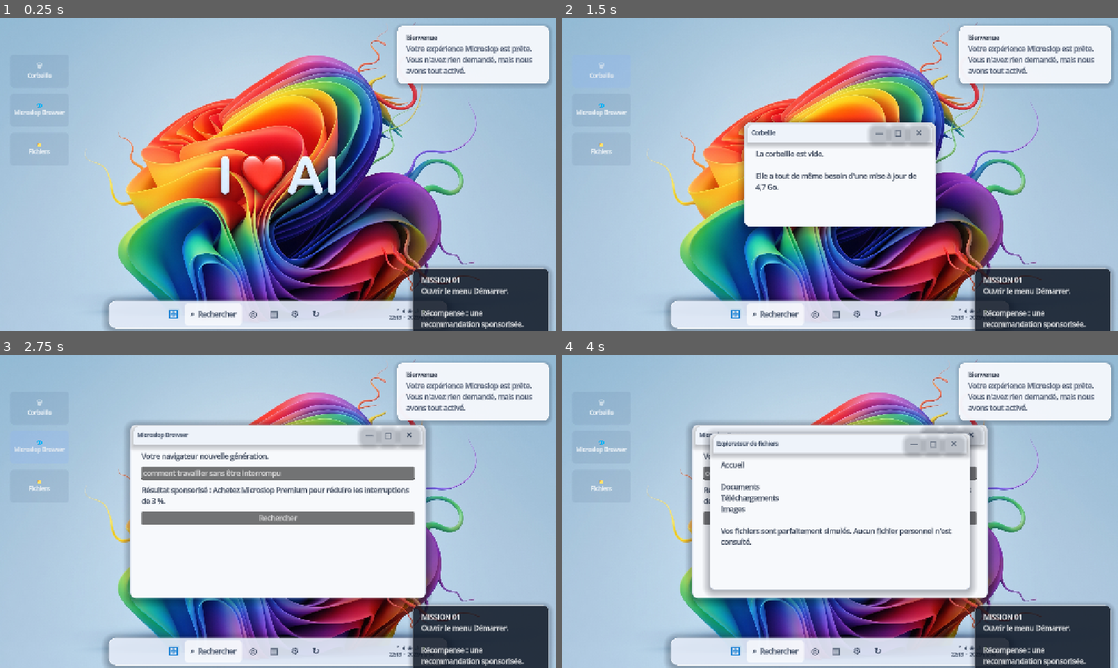
Above: before the commit, frames 1-4 (two rows, left to right).
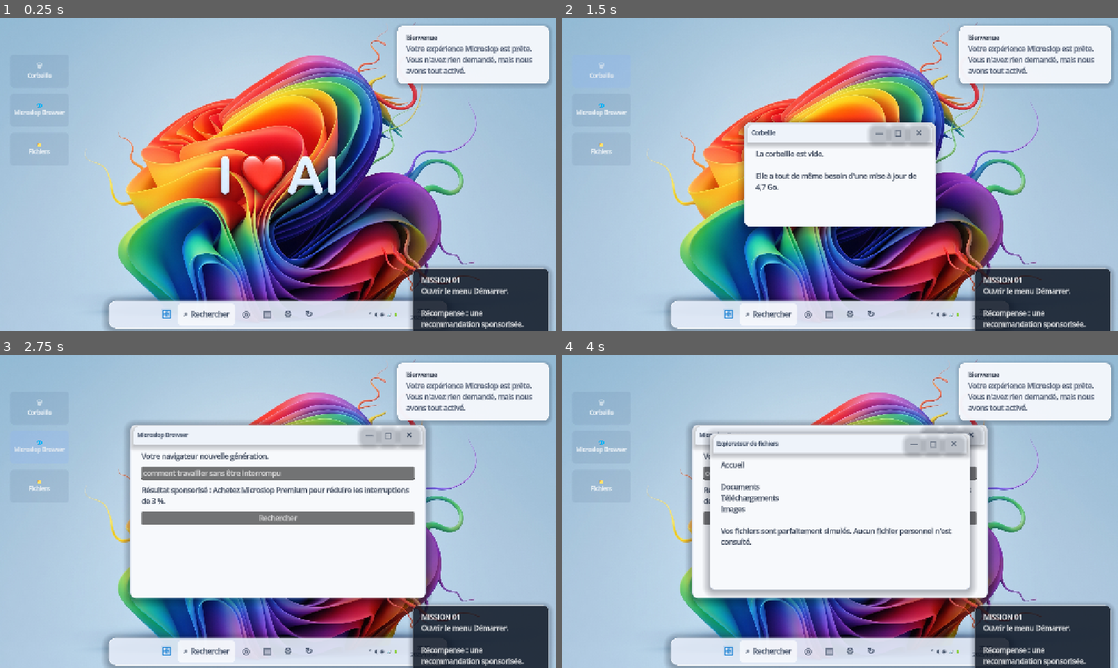
Above: after the commit, the same moments.

Repository: Likounsee/Microslop-Experience
Game: Godot game, scene res://scenes/desktop.tscn
The game is run twice, just before and just after one commit, with the same random seed, the same clock (stepped at 60 frames per second) and the same inputs.
Inputs (mouse positions are in pixels of both pictures, inside the frame that each line leads up to):
- Up to frame 1 (0.25 s): no input
- Up to frame 2 (1.5 s): click (984, 315) at 0.5 s, where only the run after the commit has a clickable "22:13 2023/11/14"; click "🗑 Corbeille" at 1.25 s
- Up to frame 3 (2.75 s): click "🌐 Microslop Browser" at 2 s
- Up to frame 4 (4 s): click "📁 Fichiers" at 2.75 s; click "—" at 3.5 s

The runs differ from the first frame. In frame 1, 0.5% of the frame differs, in the area x 29-75%, y 91-98%; in frame 2, 0.5%; in frame 3, 0.5%; in frame 4, 0.5%.

Commit message:
Separate taskbar clock from quick settings and add calendar flyout

Diff:
--- a/scripts/desktop.gd
+++ b/scripts/desktop.gd
@@ -11,6 +11,8 @@
 var _notification_layer: VBoxContainer
 var _clock_label: Label
 var _tray_button: Button
+var _clock_button: Button
+var _calendar_panel: PanelContainer
 var _quick_settings_panel: PanelContainer
 var _start_open := false
 var _mission_label: Label
@@ -43,6 +45,13 @@
 		_start_menu.offset_right = menu_width / 2.0
 		_start_menu.offset_top = -(menu_height + TASKBAR_HEIGHT + 12.0)
 		_start_menu.offset_bottom = -(TASKBAR_HEIGHT + 12.0)
+	if is_instance_valid(_calendar_panel):
+		var calendar_width := minf(340.0, maxf(280.0, viewport_size.x - 24.0))
+		var calendar_height := minf(360.0, maxf(280.0, viewport_size.y - 96.0))
+		_calendar_panel.offset_left = -calendar_width - 12.0
+		_calendar_panel.offset_right = -12.0
+		_calendar_panel.offset_top = -(calendar_height + 76.0)
+		_calendar_panel.offset_bottom = -76.0
 	if is_instance_valid(_quick_settings_panel):
 		var panel_width := minf(336.0, maxf(280.0, viewport_size.x - 24.0))
 		var panel_height := minf(350.0, maxf(260.0, viewport_size.y - 96.0))
@@ -88,6 +97,7 @@
 	_build_taskbar()
 	_build_start_menu()
 	_build_quick_settings()
+	_build_calendar_panel()
 	_build_mission_hint()
 	_layout_shell_for_viewport()
 
@@ -167,9 +177,9 @@
 	row.add_child(right_spacer)
 
 	_tray_button = Button.new()
-	_tray_button.text = "⌃  ◖  ◉  🔊  🔋\n%s  ·  %s" % [Time.get_time_string_from_system().substr(0, 5), Time.get_date_string_from_system().replace("-", "/")]
-	_tray_button.tooltip_text = "Zone de notification"
-	_tray_button.custom_minimum_size = Vector2(150, 48)
+	_tray_button.text = "⌃  ◖  ◉  🔊  🔋"
+	_tray_button.tooltip_text = "Paramètres rapides"
+	_tray_button.custom_minimum_size = Vector2(76, 48)
 	_tray_button.add_theme_font_size_override("font_size", 11)
 	_tray_button.add_theme_color_override("font_color", Color("24344d"))
 	_tray_button.add_theme_stylebox_override("normal", _flat_style(Color(0, 0, 0, 0), 9))
@@ -177,6 +187,99 @@
 	_tray_button.pressed.connect(_toggle_quick_settings)
 	_tray_button.focus_mode = Control.FOCUS_NONE
 	row.add_child(_tray_button)
+
+	_clock_button = Button.new()
+	_clock_button.text = "%s\n%s" % [Time.get_time_string_from_system().substr(0, 5), Time.get_date_string_from_system().replace("-", "/")]
+	_clock_button.tooltip_text = "Calendrier et notifications"
+	_clock_button.custom_minimum_size = Vector2(92, 48)
+	_clock_button.add_theme_font_size_override("font_size", 11)
+	_clock_button.add_theme_color_override("font_color", Color("24344d"))
+	_clock_button.add_theme_stylebox_override("normal", _flat_style(Color(0, 0, 0, 0), 9))
+	_clock_button.add_theme_stylebox_override("hover", _flat_style(Color(0.4, 0.58, 0.82, 0.18), 9))
+	_clock_button.pressed.connect(_toggle_calendar)
+	_clock_button.focus_mode = Control.FOCUS_NONE
+	row.add_child(_clock_button)
+
+func _build_calendar_panel() -> void:
+	_calendar_panel = PanelContainer.new()
+	_calendar_panel.name = "CalendarPanel"
+	_calendar_panel.anchor_left = 1.0
+	_calendar_panel.anchor_right = 1.0
+	_calendar_panel.anchor_top = 1.0
+	_calendar_panel.anchor_bottom = 1.0
+	_calendar_panel.offset_left = -340
+	_calendar_panel.offset_right = -12
+	_calendar_panel.offset_top = -420
+	_calendar_panel.offset_bottom = -76
+	_calendar_panel.visible = false
+	var panel_style := _flat_style(Color(0.94, 0.96, 0.99, 0.98), 18)
+	panel_style.shadow_color = Color(0.02, 0.04, 0.10, 0.30)
+	panel_style.shadow_size = 20
+	panel_style.shadow_offset = Vector2(0, 5)
+	panel_style.set_border_width_all(1)
+	panel_style.border_color = Color(1, 1, 1, 0.70)
+	_calendar_panel.add_theme_stylebox_override("panel", panel_style)
+	add_child(_calendar_panel)
+
+	var margin := MarginContainer.new()
+	for side in ["margin_left", "margin_right", "margin_top", "margin_bottom"]:
+		margin.add_theme_constant_override(side, 18)
+	_calendar_panel.add_child(margin)
+	var layout := VBoxContainer.new()
+	layout.add_theme_constant_override("separation", 12)
+	margin.add_child(layout)
+
+	var heading := Label.new()
+	heading.text = "Calendrier"
+	heading.add_theme_font_size_override("font_size", 18)
+	heading.add_theme_color_override("font_color", Color("1d2a40"))
+	layout.add_child(heading)
+
+	var today := Label.new()
+	today.text = _get_french_long_date()
+	today.add_theme_font_size_override("font_size", 25)
+	today.add_theme_color_override("font_color", Color("1d2a40"))
+	layout.add_child(today)
+
+	var divider := HSeparator.new()
+	layout.add_child(divider)
+	var agenda_heading := Label.new()
+	agenda_heading.text = "Aujourd’hui"
+	agenda_heading.add_theme_font_size_override("font_size", 14)
+	agenda_heading.add_theme_color_override("font_color", Color("24344d"))
+	layout.add_child(agenda_heading)
+	var agenda := Label.new()
+	agenda.text = "Aucun événement prévu.\nProfitez de ce moment sans réunion."
+	agenda.autowrap_mode = TextServer.AUTOWRAP_WORD_SMART
+	agenda.add_theme_color_override("font_color", Color("596780"))
+	layout.add_child(agenda)
+	var notifications_button := Button.new()
+	notifications_button.text = "Ouvrir le centre de notifications"
+	notifications_button.custom_minimum_size.y = 38
+	notifications_button.add_theme_color_override("font_color", Color("24344d"))
+	notifications_button.add_theme_stylebox_override("normal", _flat_style(Color("e1eaf7"), 9))
+	notifications_button.add_theme_stylebox_override("hover", _flat_style(Color("d1e2f7"), 9))
+	notifications_button.pressed.connect(func():
+		_calendar_panel.visible = false
+		_show_notification("Centre de notifications", "Vous êtes à jour. Microslop n’a rien trouvé de plus à vous vendre… pour le moment.")
+	)
+	layout.add_child(notifications_button)
+
+func _get_french_long_date() -> String:
+	var date := Time.get_date_dict_from_system()
+	var weekdays := ["lundi", "mardi", "mercredi", "jeudi", "vendredi", "samedi", "dimanche"]
+	var months := ["janvier", "février", "mars", "avril", "mai", "juin", "juillet", "août", "septembre", "octobre", "novembre", "décembre"]
+	var weekday_index := int(Time.get_datetime_dict_from_system().weekday) - 1
+	weekday_index = posmod(weekday_index, weekdays.size())
+	return "%s %d %s %d" % [weekdays[weekday_index], date.day, months[date.month - 1], date.year]
+
+func _toggle_calendar() -> void:
+	var should_open := not _calendar_panel.visible
+	if should_open:
+		_start_menu.visible = false
+		_start_open = false
+		_quick_settings_panel.visible = false
+	_animate_flyout(_calendar_panel, should_open, true)
 
 func _build_quick_settings() -> void:
 	_quick_settings_panel = PanelContainer.new()
@@ -948,8 +1051,8 @@
 	_clock_refresh_elapsed += delta
 	if _clock_refresh_elapsed >= 1.0:
 		_clock_refresh_elapsed = 0.0
-		if is_instance_valid(_tray_button):
-			_tray_button.text = "⌃  ◖  ◉  🔊  🔋\n%s  ·  %s" % [Time.get_time_string_from_system().substr(0, 5), Time.get_date_string_from_system().replace("-", "/")]
+		if is_instance_valid(_clock_button):
+			_clock_button.text = "%s\n%s" % [Time.get_time_string_from_system().substr(0, 5), Time.get_date_string_from_system().replace("-", "/")]
 	_event_elapsed += delta
 	if _event_elapsed >= 75.0:
 		_event_elapsed = 0.0
